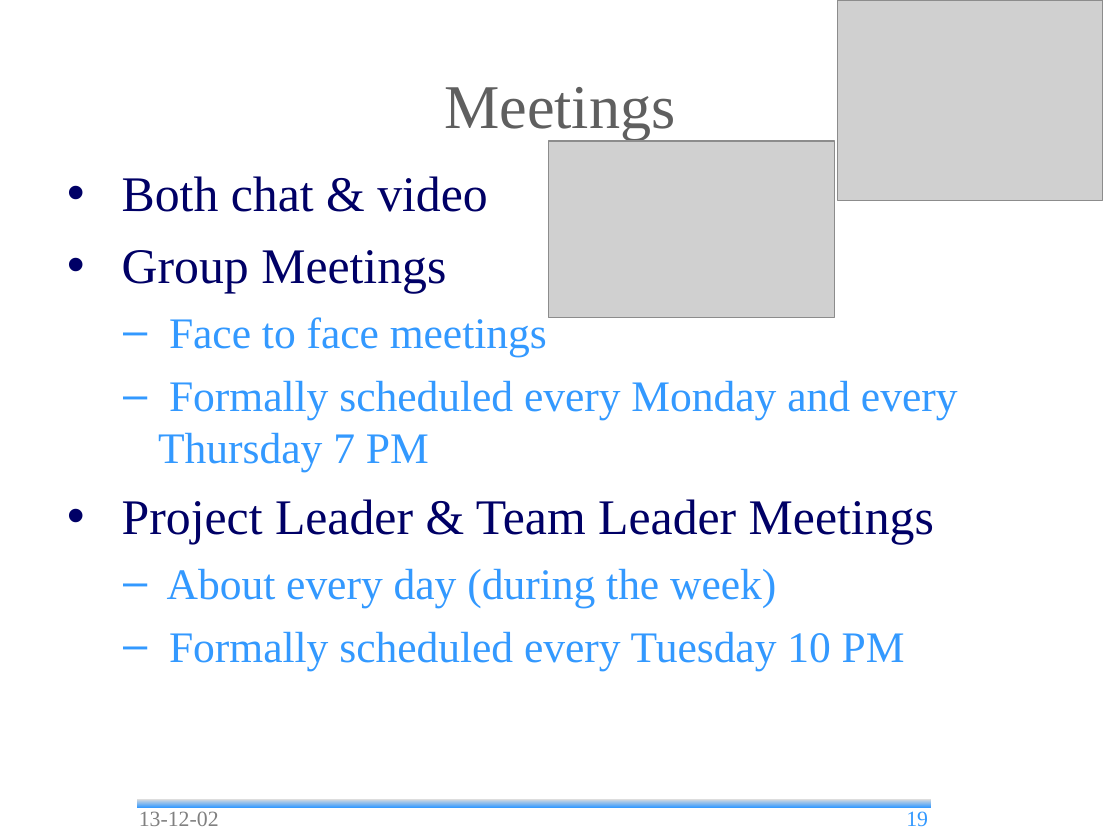
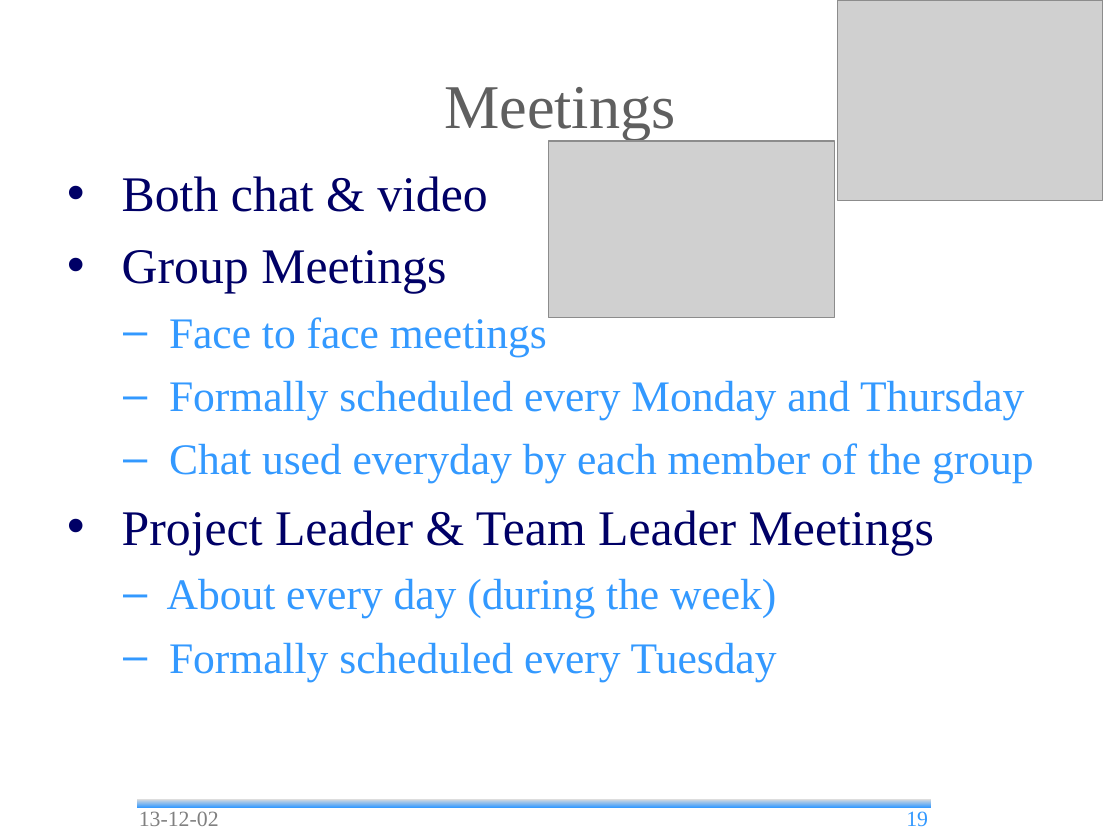
Before and after one commit to andrea-bottoli/DSD, a slide deck: slide 19 of Documentation/Presentations/Status_Report_2.odp. Drawn at 1120x840 pixels with LibreOffice and Linux fonts; fonts in the diff are those of the drawing; grey boxes stand for pictures; background and template pictures are left out. Boxes give left, top, right and bottom in pixels: in the first picture for what was removed or moved away, otherwise in the second. Text is boxed around its words. In the diff, an @@ line names an element or a change of style, - is before the commit and + after.

```diff
--- a/Documentation/Presentations/Status_Report_2.odp
+++ b/Documentation/Presentations/Status_Report_2.odp
@@ text at [169,380,1034,483]: text changed @@
-  – Formally scheduled every Monday and every Thursday 7 PM
+  – Formally scheduled every Monday and Thursday
+  – Chat used everyday by each member of the group
@@ text at [169,642,777,681]: text changed @@
-  – Formally scheduled every Tuesday 10 PM
+  – Formally scheduled every Tuesday
```
Also in this commit, not shown: 5 other slides changed, 2 slides added, 1 other file.
